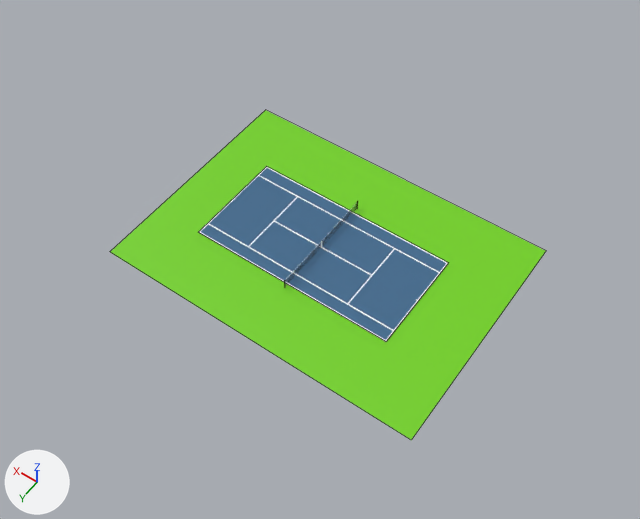
Two versions of the Blender file src/models/court/court.blend, one commit apart.
Rendered twice from a 50 mm camera at (-31.3, 44.1, 67.3) aimed at (-1.4, 2.2, 1.4). Lighting does not change. The marker at lower left points along +X, +Y and +Z. Mesh edges are drawn as thin lines on the coarser meshes.
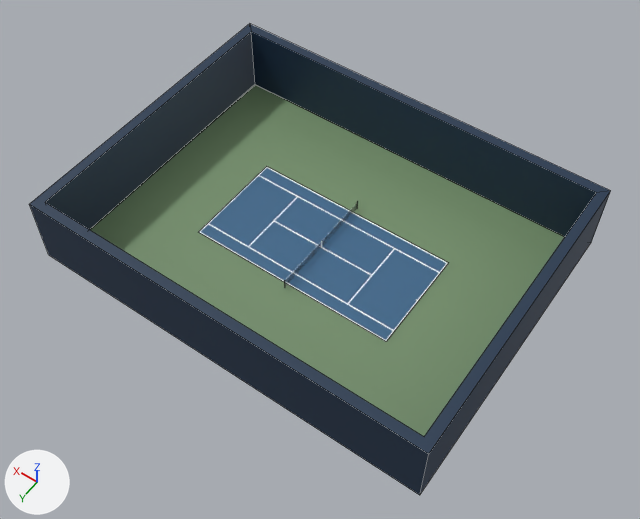
Boxes [x1, y1, x2, y2] around the edits, measured in the pictures (640 x 519 px):
'Plane.001', surface changed, moved, rescaled: before [110, 110, 546, 440]; after [90, 85, 564, 436]
'Plane.004', added (blue): after [29, 24, 611, 495]

Edits to the bpy script that builds the scene:
```text
Add img_green1_png:
    img_green1_png = load_image('green1.png', 'green1.png', 1, 1, 'sRGB')
Add img_blue_png:
    img_blue_png = load_image('blue.png', 'blue.png', 1, 1, 'sRGB')
Change mat_orange:
    mat_orange.texture: img_green_png -> img_green1_png
Add mat_wall:
    mat_wall = principled_material('wall')
    mat_wall.texture = img_blue_png
Add me_plane_003:
    me_plane_003.from_pydata(...)  # 28 vertices, 23 faces; spans x -1.0..1.0, y -1.0..1.0, z 0.0..7.42
    me_plane_003.materials.append(mat_wall)  # picture img_blue_png
Change ob_plane_001:
    ob_plane_001.location: (-0.76, 0.0, -0.1) -> (0.0, 0.0, -0.1)
    ob_plane_001.scale: (0.956, 0.687, 0.866) -> (1.11, 0.835, 0.866)
Add ob_plane_004:
    ob_plane_004 = bpy.data.objects.new('Plane.004', me_plane_003)
    ob_plane_004.location = (0.0, 0.0, -0.2)
    ob_plane_004.scale = (21.0, 16.0, 1.0)
```
